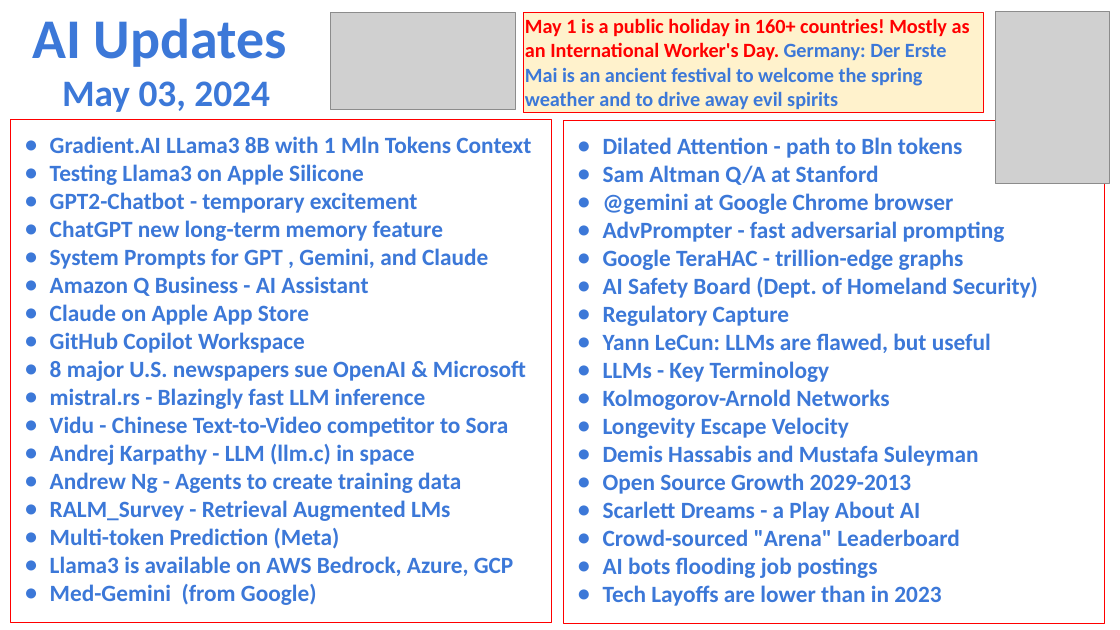
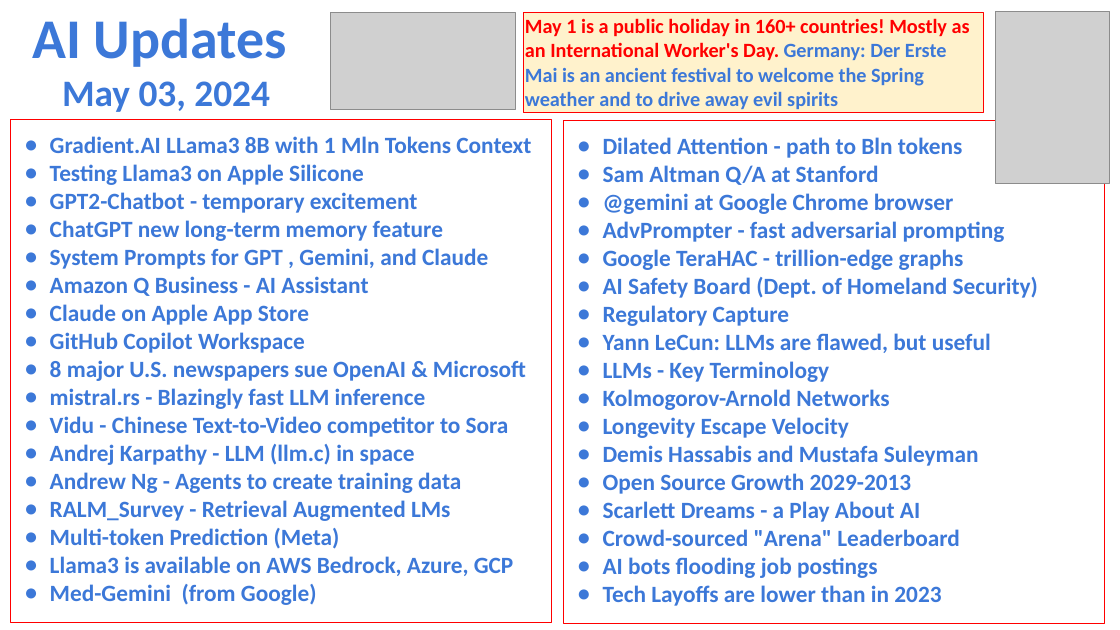
Before and after one commit to lselector/seminar, a slide deck: slide 1 of 2024/2024-05-03-AI-Updates.pptx. Drawn at 1120x630 pixels with LibreOffice and Linux fonts; fonts in the diff are those of the drawing; grey boxes stand for pictures. Boxes give left, top, right and bottom in pixels: in the first picture for what was removed or moved away, otherwise in the second. Text is boxed around its words. In the diff, an @@ line names an element or a change of style, - is before the commit and + after.

Commit message:
update

```diff
--- a/2024/2024-05-03-AI-Updates.pptx
+++ b/2024/2024-05-03-AI-Updates.pptx
@@ text in rectangle at [525, 18, 970, 109]: text changed @@
-May 1 is a public holiday in 160+ countries! Mostly as an International Worker's Day. Germany: Der Erste Mai is an ancient festival to welcome the spring weather and to drive away evil spirits
+May 1 is a public holiday in 160+ countries! Mostly as an International Worker's Day. Germany: Der Erste Mai is an ancient festival to welcome the Spring weather and to drive away evil spirits
```
Also in this commit, not shown: 2 other slides changed.
